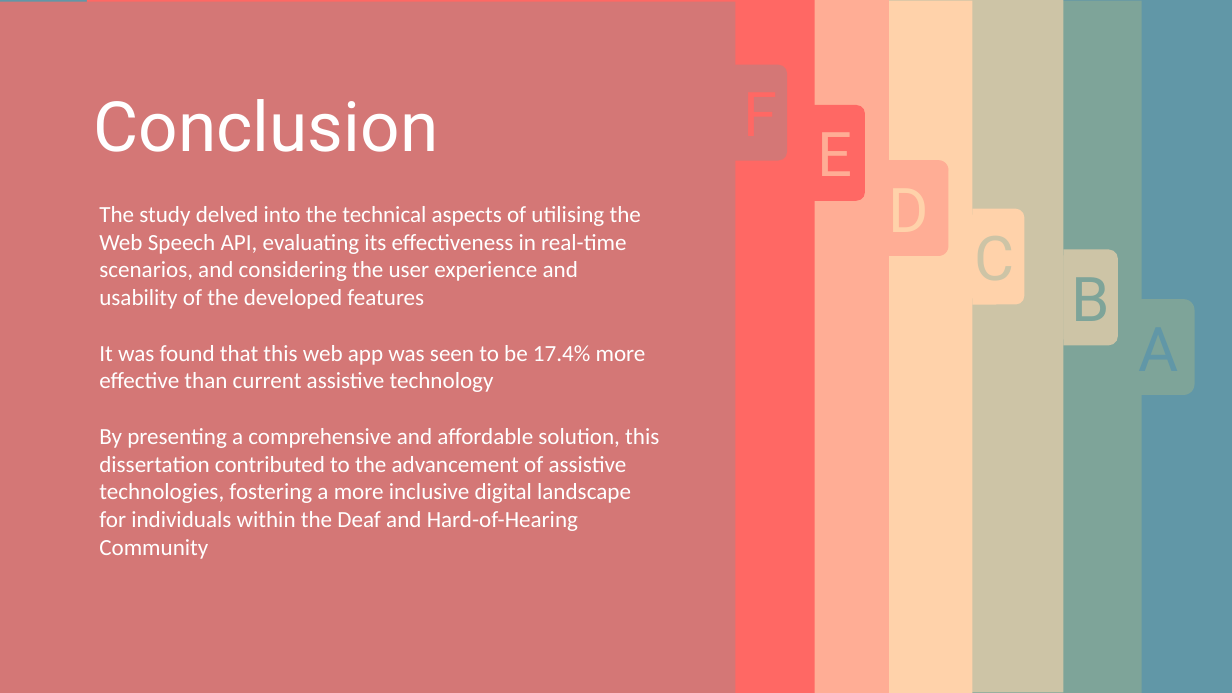
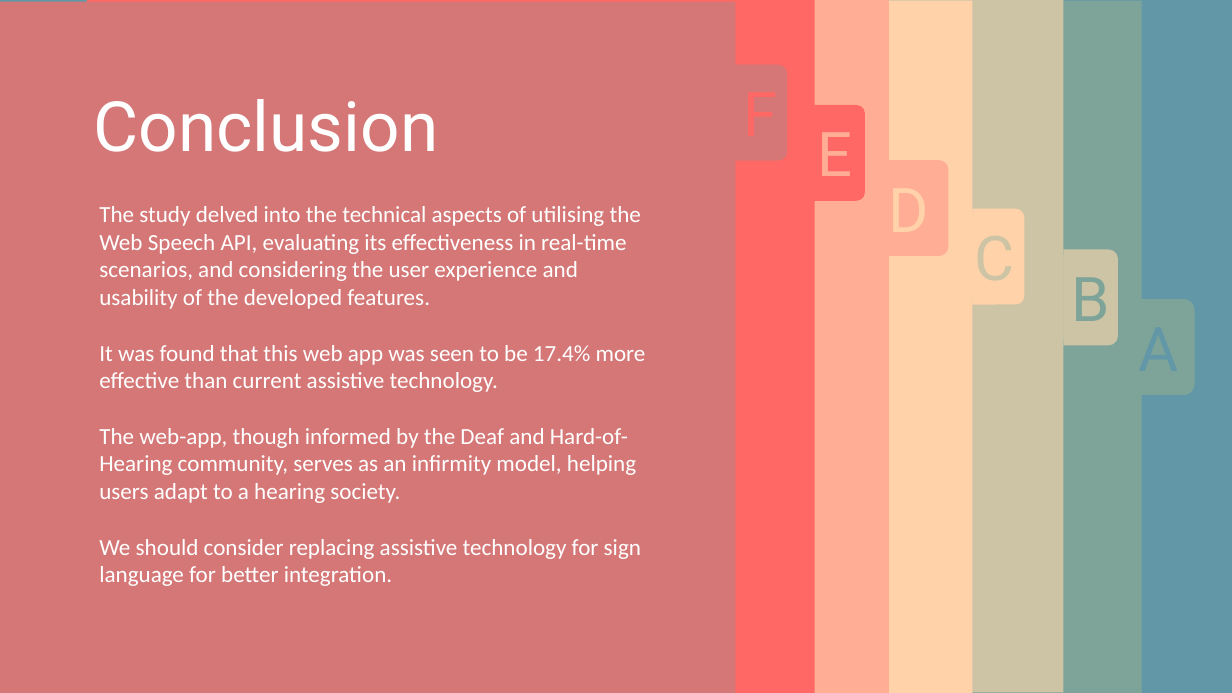
Before and after one commit to deden3791/L4Project, a slide deck: slide 28 of presentation/PresentationSlides.pptx (slide 26 before the commit). Drawn at 1232x693 pixels with LibreOffice and Linux fonts; fonts in the diff are those of the drawing. Boxes give left, top, right and bottom in pixels: in the first picture for what was removed or moved away, otherwise in the second. Text is boxed around its words. In the diff, an @@ line names an element or a change of style, - is before the commit and + after.

```diff
--- a/presentation/PresentationSlides.pptx
+++ b/presentation/PresentationSlides.pptx
@@ text at bbox=[99, 206, 646, 586]: text changed @@
-The study delved into the technical aspects of utilising the Web Speech API, evaluating its effectiveness in real-time scenarios, and considering the user experience and usability of the developed features
-It was found that this web app was seen to be 17.4% more effective than current assistive technology
-By presenting a comprehensive and affordable solution, this dissertation contributed to the advancement of assistive technologies, fostering a more inclusive digital landscape for individuals within the Deaf and Hard-of-Hearing Community
+The study delved into the technical aspects of utilising the Web Speech API, evaluating its effectiveness in real-time scenarios, and considering the user experience and usability of the developed features.
+It was found that this web app was seen to be 17.4% more effective than current assistive technology.
+The web-app, though informed by the Deaf and Hard-of-Hearing community, serves as an infirmity model, helping users adapt to a hearing society.
+We should consider replacing assistive technology for sign language for better integration.
```
Also in this commit, not shown: 19 other slides changed, 5 slides added, 4 slides removed, 4 other files.
